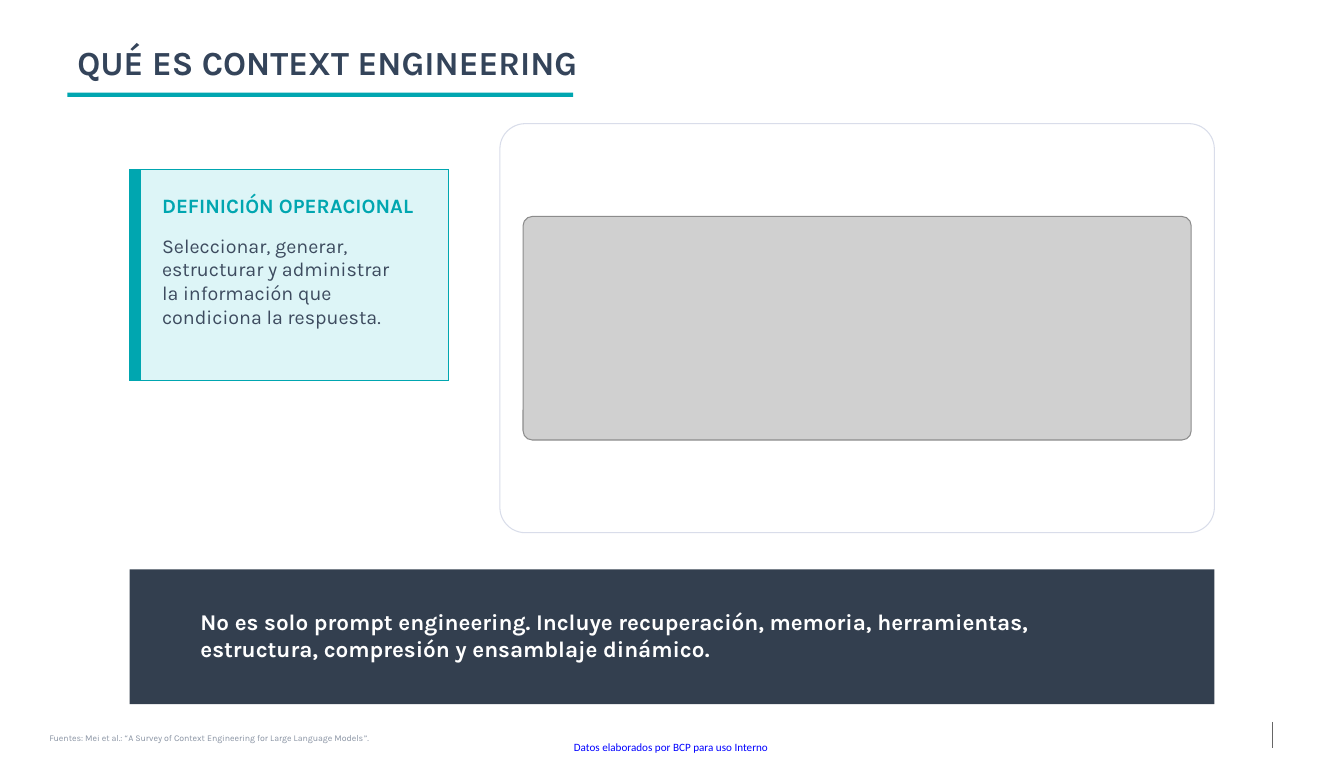
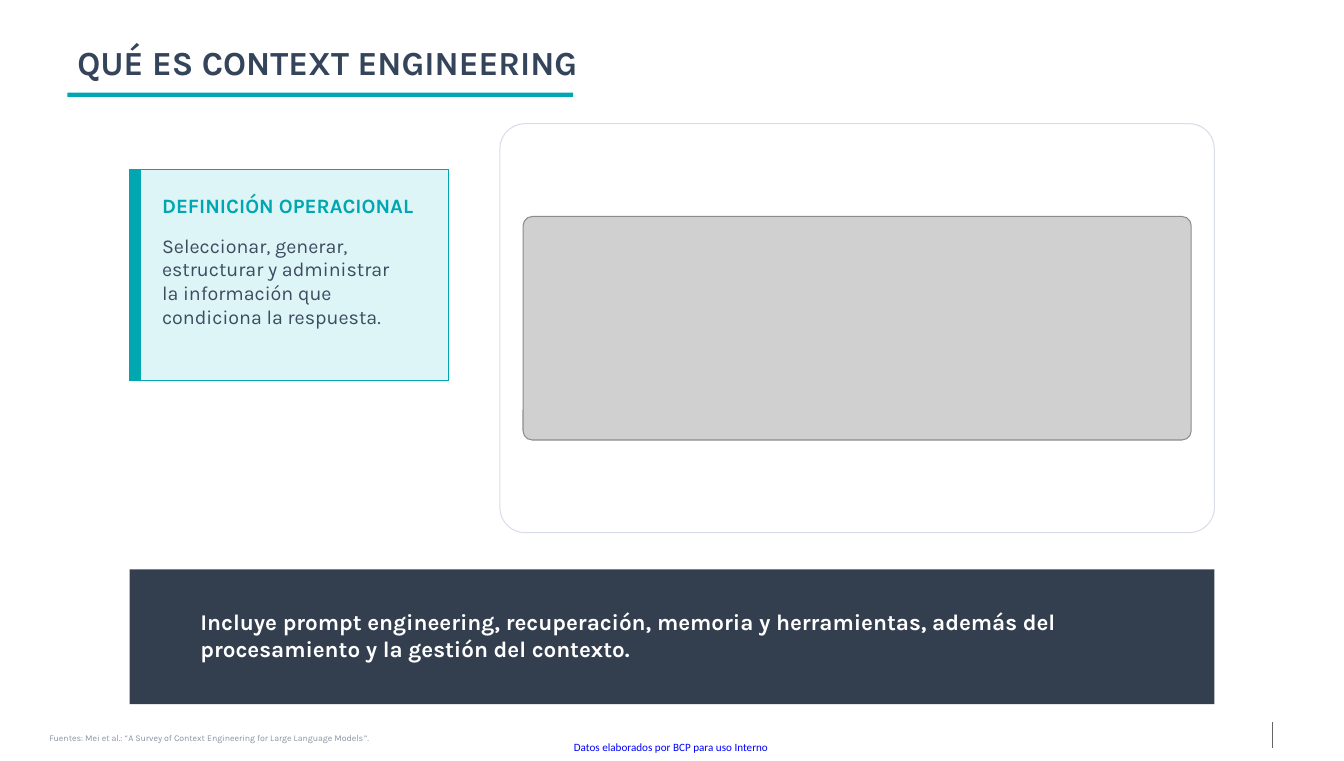
Before and after one commit to kevingomezbcp/Context-engineering, a slide deck: slide 4 of presentation/IA_academy_Context_Engineering_y_ambiguedad.pptx. Drawn at 1344x761 pixels with LibreOffice and Linux fonts; fonts in the diff are those of the drawing; grey boxes stand for pictures; background and template pictures are left out. Boxes give left, top, right and bottom in pixels: in the first picture for what was removed or moved away, otherwise in the second. Text is boxed around its words. In the diff, an @@ line names an element or a change of style, - is before the commit and + after.

```diff
--- a/presentation/IA_academy_Context_Engineering_y_ambiguedad.pptx
+++ b/presentation/IA_academy_Context_Engineering_y_ambiguedad.pptx
@@ text at (200, 612, 1055, 663): text changed @@
-No es solo prompt engineering. Incluye recuperación, memoria, herramientas, estructura, compresión y ensamblaje dinámico.
+Incluye prompt engineering, recuperación, memoria y herramientas, además del procesamiento y la gestión del contexto.
```
Also in this commit, not shown: 11 other slides changed, 3 slides added, 15 other files.
